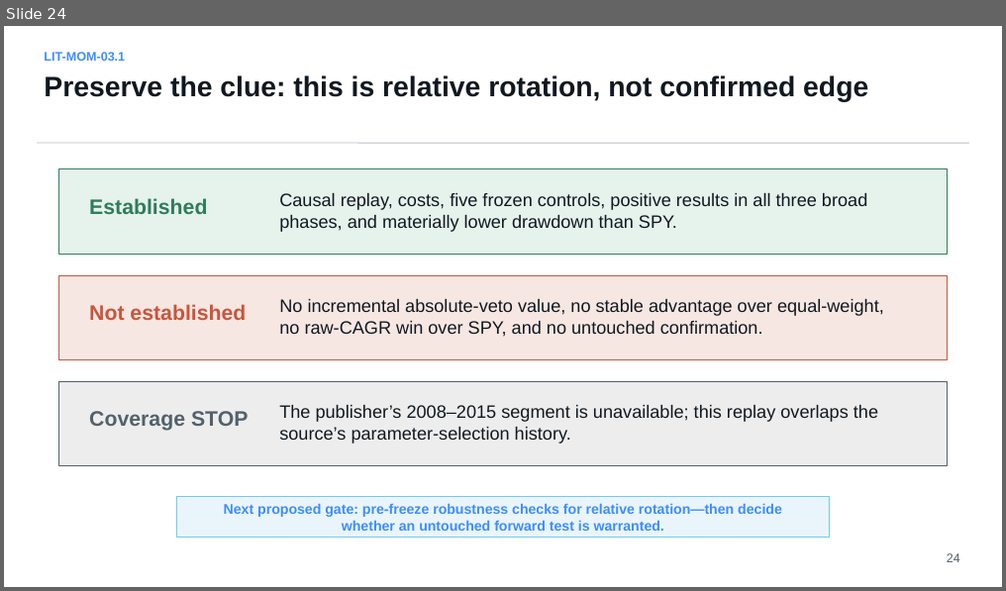
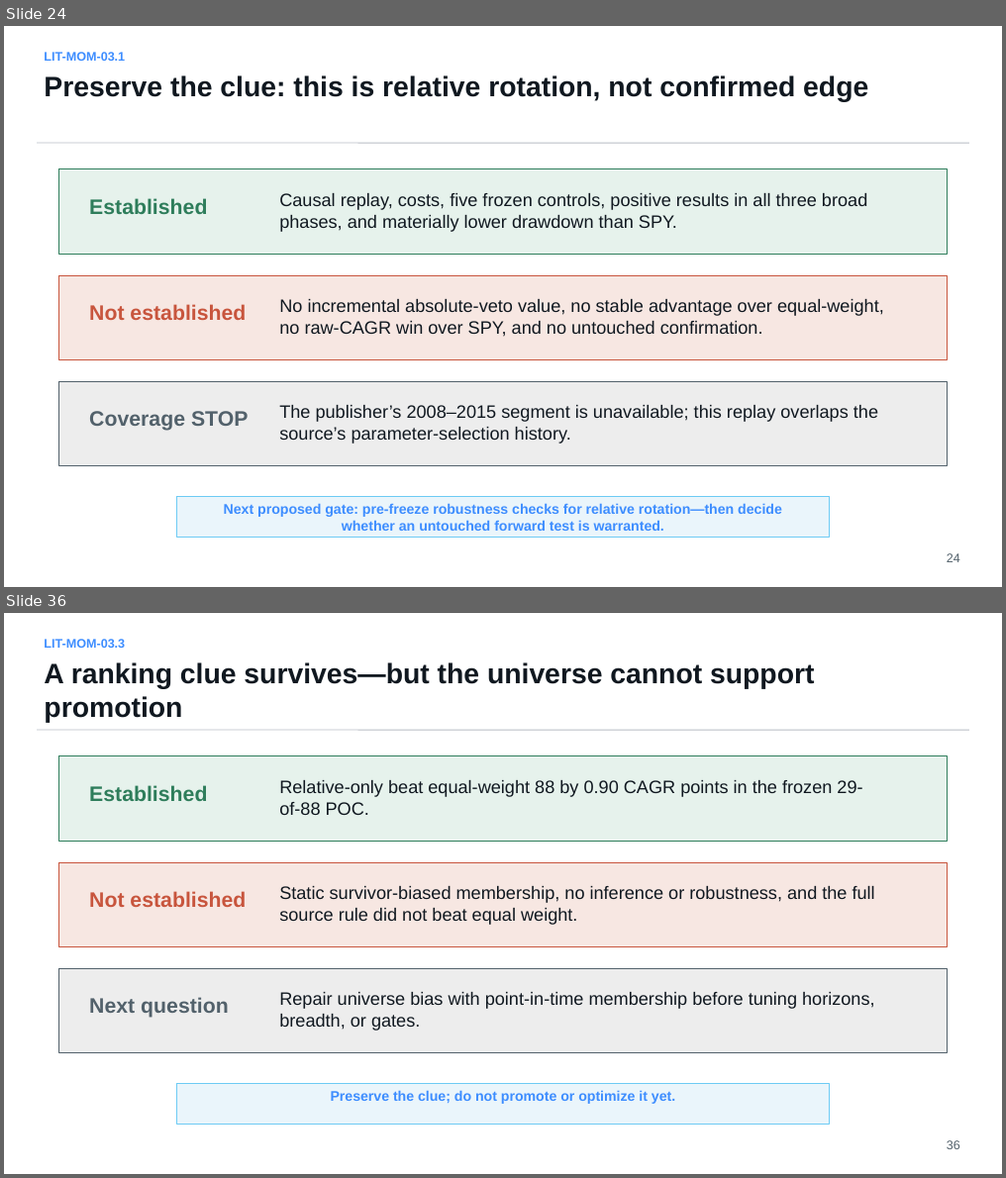
Before and after one commit to Francisc0Franc0/Time-Series-Modeling-Gen5, a slide deck: literature_studies/presentations/gen5_lit_mom_03_1_dual_momentum_study.pptx. Shown one above the other, each under a label of ours: slide 24 before the commit, slides 24 and 36 after it; the slides between them are not shown. The pictures are 1006x591 and 1006x1178 pixels, drawn with LibreOffice and Linux fonts; fonts in the diff are those of the drawing. Boxes give left, top, right and bottom in pixels: in the first picture for what was removed or moved away, otherwise in the second. Text is boxed around its words. In the diff, an @@ line names an element or a change of style, - is before the commit and + after.

```diff
--- a/literature_studies/presentations/gen5_lit_mom_03_1_dual_momentum_study.pptx
+++ b/literature_studies/presentations/gen5_lit_mom_03_1_dual_momentum_study.pptx
@@ slide 36 added at (4, 613, 1002, 1174), background #FFFFFF @@
@@ text added at (44, 639, 125, 648), 12 pt, text #3D8DFF, bold @@
+LIT-MOM-03.3
@@ text added at (44, 663, 814, 723), 27 pt, text #101820, bold @@
+A ranking clue survives—but the universe cannot support promotion
@@ line added from (37, 730) to (969, 730), #B8BCC4 0.75 pt @@
@@ rectangle added at (58, 757, 948, 841), fill #E6F2EC, outline #2E7D5B 0.75 pt @@
@@ text added at (89, 785, 207, 801), 20.2 pt, text #2E7D5B, bold @@
+Established
@@ text added at (279, 780, 862, 815), 17.2 pt, text #101820 @@
+Relative-only beat equal-weight 88 by 0.90 CAGR points in the frozen 29-of-88 POC.
@@ rectangle added at (58, 862, 948, 947), fill #F7E7E2, outline #C8553D 0.75 pt @@
@@ text added at (89, 891, 246, 907), 20.2 pt, text #C8553D, bold @@
+Not established
@@ text added at (279, 886, 875, 925), 17.2 pt, text #101820 @@
+Static survivor-biased membership, no inference or robustness, and the full source rule did not beat equal weight.
@@ rectangle added at (58, 968, 948, 1053), fill #EDEDED, outline #52616B 0.75 pt @@
@@ text added at (89, 997, 229, 1018), 20.2 pt, text #52616B, bold @@
+Next question
@@ text added at (279, 992, 875, 1031), 17.2 pt, text #101820 @@
+Repair universe bias with point-in-time membership before tuning horizons, breadth, or gates.
@@ rectangle added at (177, 1084, 829, 1124), fill #EAF5FB, outline #6DCBF4 0.75 pt @@
@@ text added at (331, 1090, 675, 1104), 13.5 pt, text #3D8DFF, bold @@
+Preserve the clue; do not promote or optimize it yet.
@@ text added at (946, 1141, 960, 1150), 12 pt, text #52616B @@
+36
```
Also in this commit, not shown: 10 slides changed, 5 other slides added, 8 other files.
